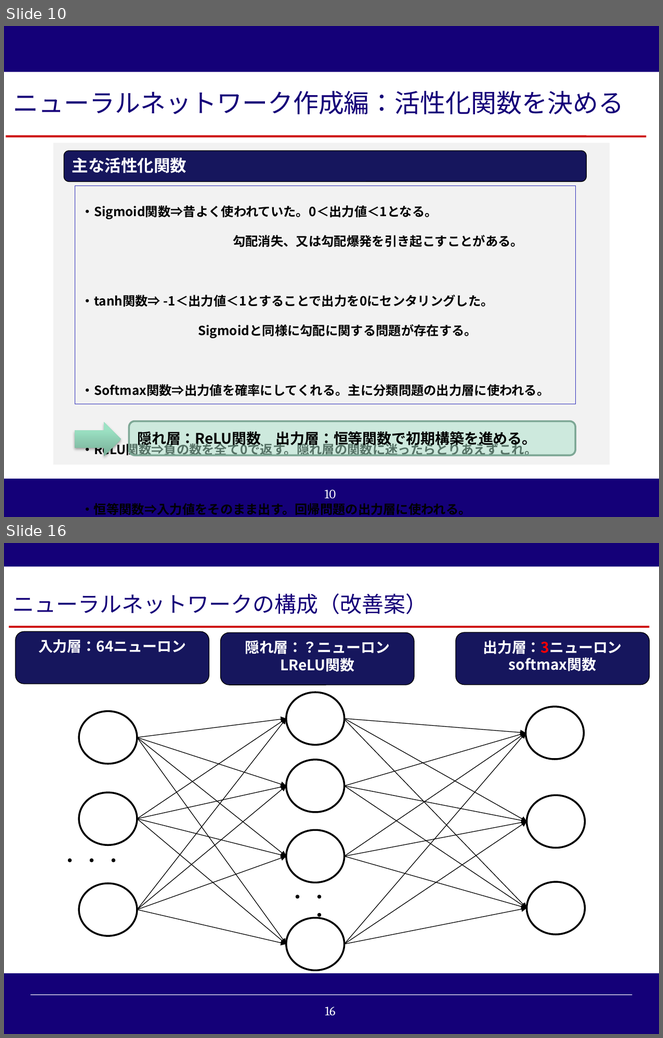
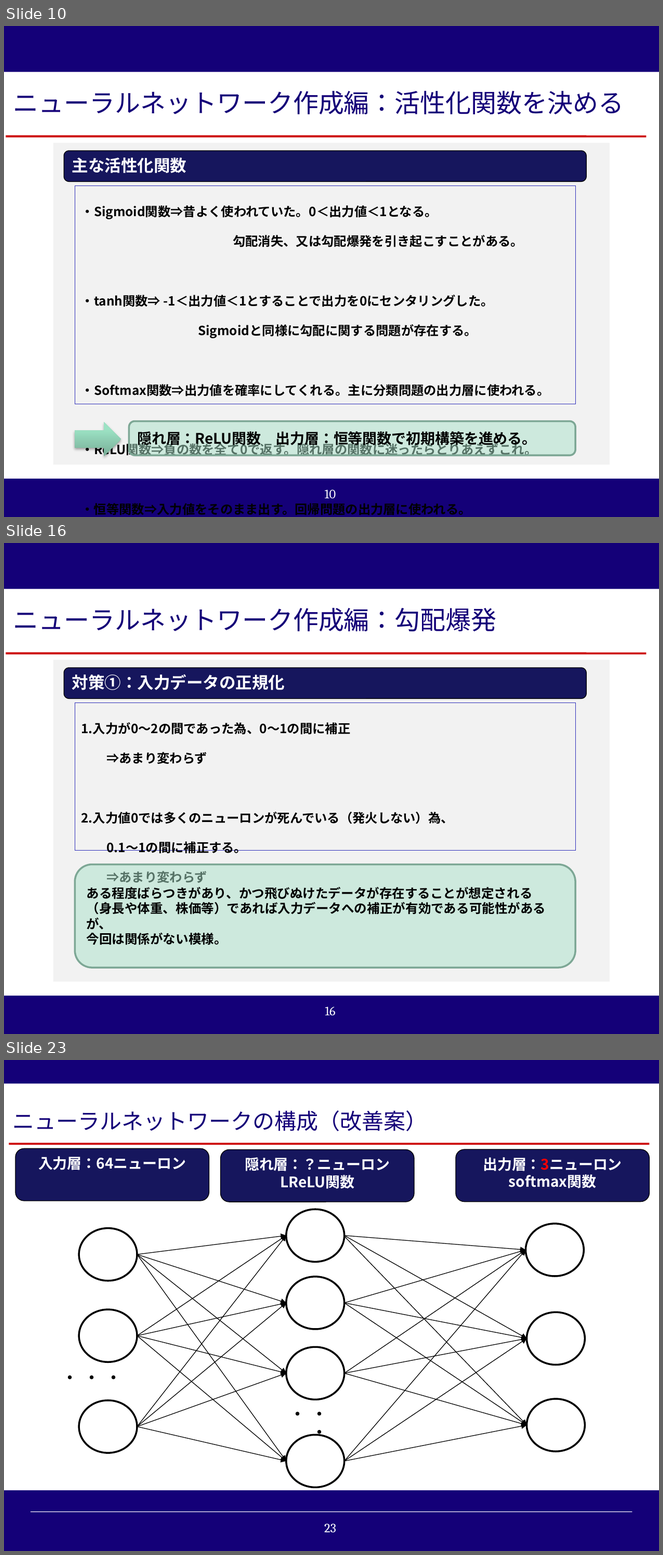
Before and after one commit to reversi-ir/ai-program, a slide deck: reversi-ai/result/オセロAI_技術アカデミー用説明資料.pptx. Shown one above the other, each under a label of ours: slides 10 and 16 before the commit, slides 10, 16 and 23 after it; the slides between them are not shown. The pictures are 663x1038 and 663x1555 pixels, drawn with LibreOffice and Linux fonts; fonts in the diff are those of the drawing; background and template pictures are left out. Boxes give left, top, right and bottom in pixels: in the first picture for what was removed or moved away, otherwise in the second. Text is boxed around its words. In the diff, an @@ line names an element or a change of style, - is before the commit and + after.

```diff
--- a/reversi-ai/result/オセロAI_技術アカデミー用説明資料.pptx
+++ b/reversi-ai/result/オセロAI_技術アカデミー用説明資料.pptx
@@ slide 16 added at [4,543,659,1034], background #140078; not listed: 2 template elements that a slide beside it also shows @@
@@ rectangle added at [4,589,659,996], fill #FFFFFF @@
@@ rectangle added at [7,589,646,650], fill #FFFFFF, 28 pt, text #140078 @@
+ニューラルネットワーク作成編：勾配爆発
@@ line added from (6, 654) to (647, 654), #CC0000 2.25 pt @@
@@ rectangle added at [53,659,609,982], fill #F2F2F2 @@
@@ rounded rectangle added at [64,667,586,698], fill #17175C, outline #000000 0.75 pt, 18 pt, text #FFFFFF, bold @@
+対策①：入力データの正規化
@@ rectangle added at [75,703,575,851], outline #2D2DB9 0.75 pt, 24 pt, text #000000, bold @@
+1.入力が0～2の間であった為、0～1の間に補正
+⇒あまり変わらず
+2.入力値0では多くのニューロンが死んでいる（発火しない）為、
+0.1～1の間に補正する。
+⇒あまり変わらず
@@ rounded rectangle added at [75,865,575,968], fill #AAE2CA at 50% opacity, outline #7EA795 2 pt, 14 pt, text #000000, bold @@
+ある程度ばらつきがあり、かつ飛びぬけたデータが存在することが想定される
+（身長や体重、株価等）であれば入力データへの補正が有効である可能性があるが、
+今回は関係がない模様。
@@ what was slide 16 is now slide 23 @@
@@ page number at [324,1524,336,1533]: text changed @@
-16
+23
```
Also in this commit, not shown: 6 slides changed, 6 other slides added, 3 other files.
